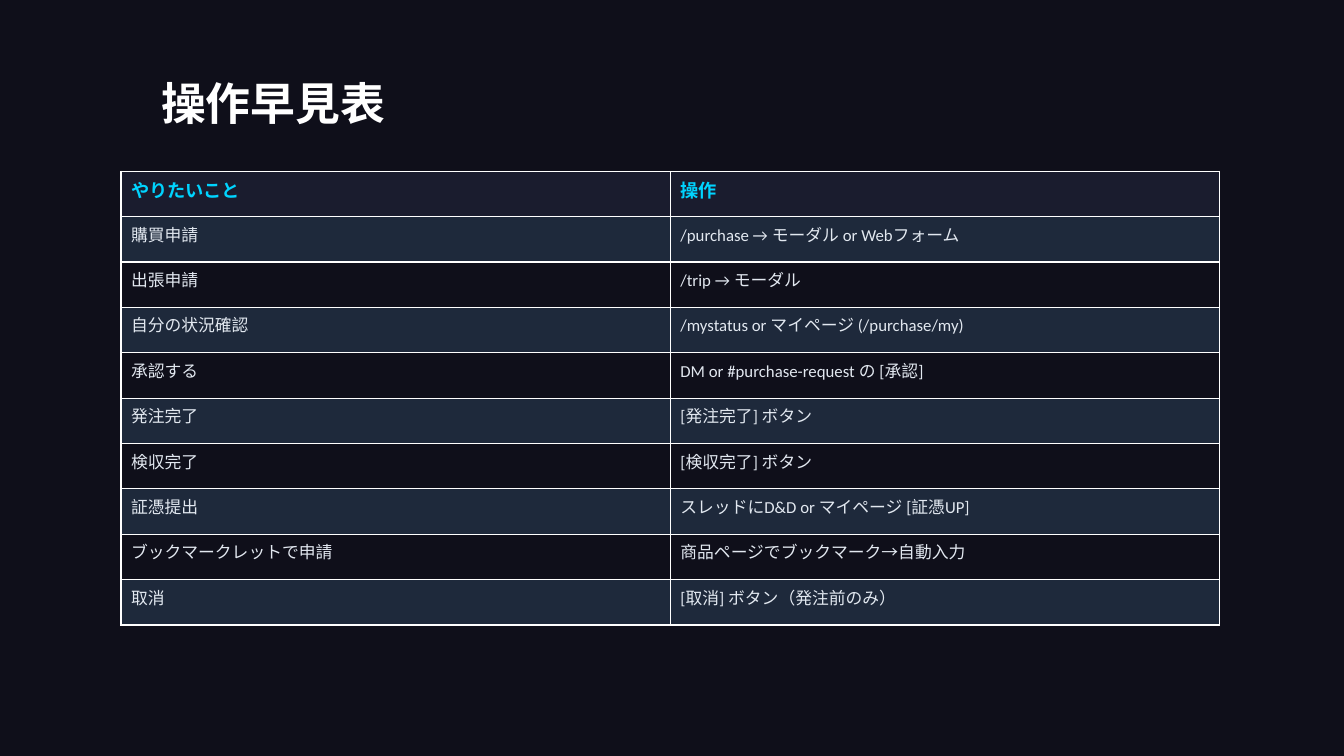
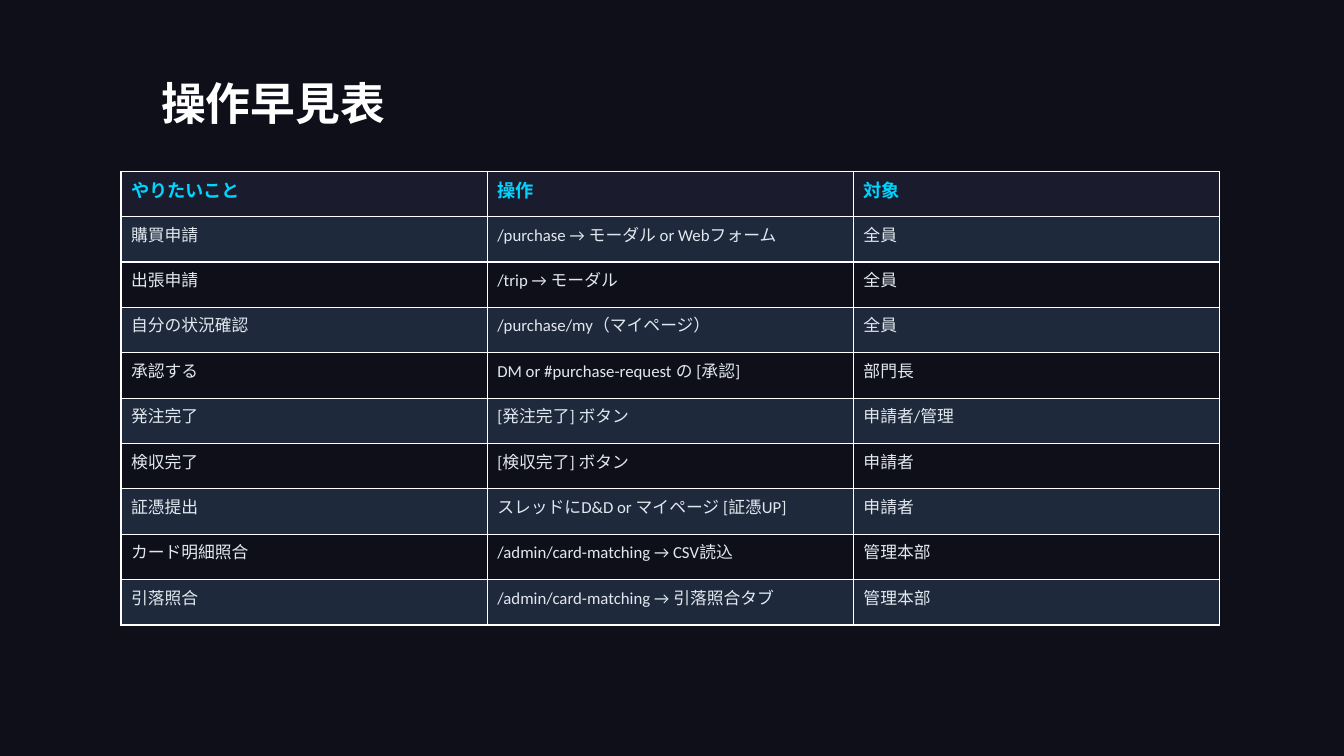
Before and after one commit to takeshiizawa123/next-procurement-poc, a slide deck: slide 36 of docs/user-manual.pptx (slide 31 before the commit). Drawn at 1344x756 pixels with LibreOffice and Linux fonts; fonts in the diff are those of the drawing. Boxes give left, top, right and bottom in pixels: in the first picture for what was removed or moved away, otherwise in the second. Text is boxed around its words. In the diff, an @@ line names an element or a change of style, - is before the commit and + after.

```diff
--- a/docs/user-manual.pptx
+++ b/docs/user-manual.pptx
@@ table at [121, 171, 1219, 625] @@
-column 1: やりたいこと | 購買申請 | 出張申請 | 自分の状況確認 | 承認する | 発注完了 | 検収完了 | 証憑提出 | ブックマークレットで申請 | 取消
-column 2: 操作 | /purchase → モーダル or Webフォーム | /trip → モーダル | /mystatus or マイページ (/purchase/my) | DM or #purchase-request の [承認] | [発注完了] ボタン | [検収完了] ボタン | スレッドにD&D or マイページ [証憑UP] | 商品ページでブックマーク→自動入力 | [取消] ボタン（発注前のみ）
+column 1: やりたいこと | 購買申請 | 出張申請 | 自分の状況確認 | 承認する | 発注完了 | 検収完了 | 証憑提出 | カード明細照合 | 引落照合
+column 2: 操作 | /purchase → モーダル or Webフォーム | /trip → モーダル | /purchase/my（マイページ） | DM or #purchase-request の [承認] | [発注完了] ボタン | [検収完了] ボタン | スレッドにD&D or マイページ [証憑UP] | /admin/card-matching → CSV読込 | /admin/card-matching → 引落照合タブ
+column 3: 対象 | 全員 | 全員 | 全員 | 部門長 | 申請者/管理 | 申請者 | 申請者 | 管理本部 | 管理本部
```
Also in this commit, not shown: 3 other slides changed, 5 slides added, 3 other files.
